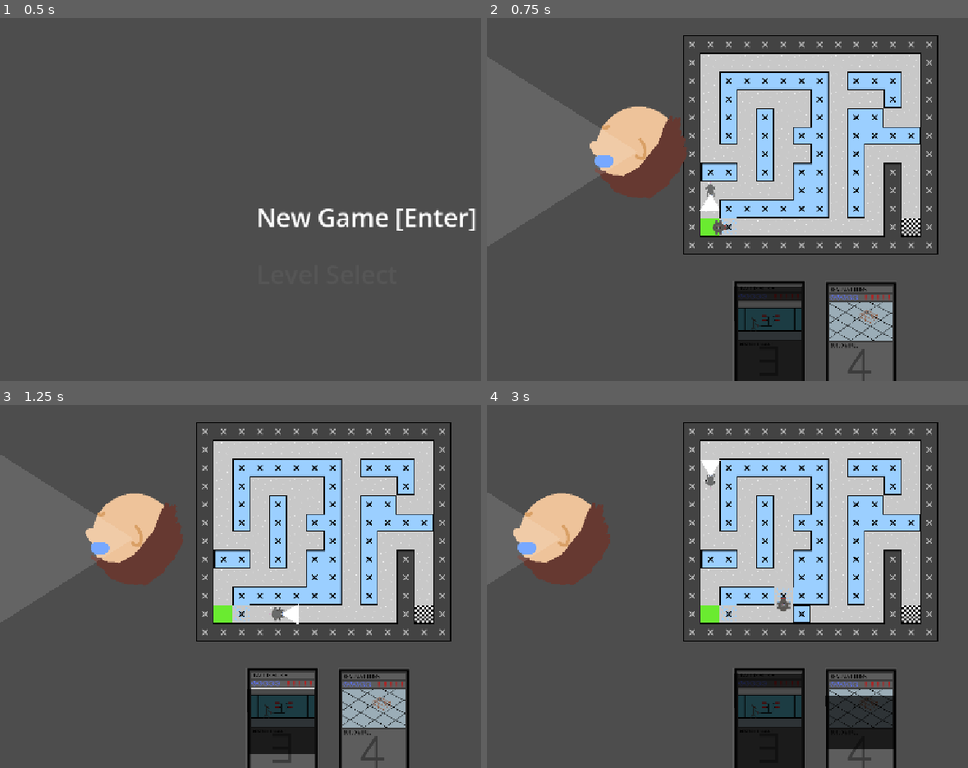
Above: before the commit, frames 1-4 (two rows, left to right).
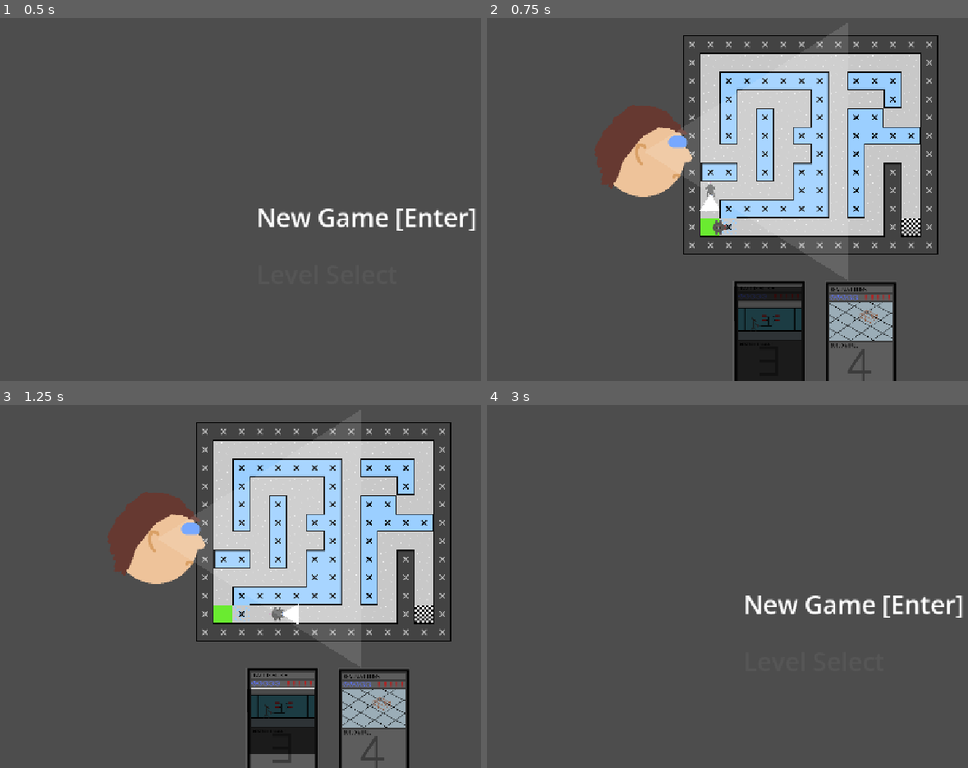
Above: after the commit, the same moments.

Repository: johannagroven/dontratmeout
Game: Godot game, scene res://MainMenu.tscn
The game is run twice, just before and just after one commit, with the same random seed, the same clock (stepped at 60 frames per second) and the same inputs.
Inputs:
- Up to frame 1 (0.5 s): no input
- Up to frame 2 (0.75 s): tap Enter at 0.5 s; hold Right (ui_right) from 0.53 s (still down); tap 3 at 0.6 s
- Up to frame 3 (1.25 s): keep holding Right (ui_right)
- Up to frame 4 (3 s): release Right (ui_right) at 1.28 s; hold Down (ui_down) 1.28-2.03 s; tap 4 at 1.35 s; hold Right (ui_right) 2.03-2.78 s; tap Enter at 2.1 s; hold Up (ui_up) from 2.78 s (still down); tap 3 at 2.85 s

Frame 1 is identical in both runs. In frame 2, 4.6% of the frame differs, in the area x 21-76%, y 4-66%; in frame 3, 5.7%; in frame 4, 34%, in the area x 5-99%, y 4-100%.

Commit message:
Scientist turns back and forth on the spot now

Diff:
--- a/project.godot
+++ b/project.godot
@@ -22,7 +22,7 @@
 [autoload]
 
 Music="*uid://ckk5rs1l4m8eh"
-Globals="*uid://c03adbrs2h22i"
+Globals="*uid://ntcn7dlvo2wc"
 
 [display]
 
--- a/scientist.gd
+++ b/scientist.gd
@@ -18,6 +18,8 @@
 var direction = DIRECTION.TO_START
 var polygonOrig
 var polygon
+var turntime=50.0
+var timer=0
 
 func _ready() -> void:
 	startPos = global_position
@@ -49,33 +51,47 @@
 			return 0 + 90
 
 func update():
-	var target
-	var delta
-	if direction == DIRECTION.TO_START:
-		target = startPos
-	else:
-		target = endPos
-	delta = target - global_position
-	delta = delta.normalized()
-	global_position += delta
-	#print(polygon)
-
-	var newpoly = PackedVector2Array([Vector2(0,0),Vector2(0,0),Vector2(0,0)])
-	for i in polygonOrig.size():
-		newpoly.set(i,polygonOrig.duplicate()[i].rotated(rotation)+global_position)
-	polygon = newpoly
-	#print(rotation)
-	facing = facingFromVector(delta)
-	rotation_degrees = facingToRotDeg(facing)
-	var x_delt_start = global_position.x - startPos.x
-	var x_delt_end = global_position.x - endPos.x
-	var y_delt_start = global_position.y - startPos.y
-	var y_delt_end = global_position.y - endPos.y
-	if ((x_delt_start <= 0 && x_delt_end <= 0) ||
-		(x_delt_start >= 0 && x_delt_end >= 0) ||
-		(y_delt_start <= 0 && y_delt_end <= 0) ||
-		(y_delt_start >= 0 && y_delt_end >= 0)):
-		if direction == DIRECTION.TO_START:
-			direction = DIRECTION.TO_END
+	timer -=1
+	print(timer)
+	if timer < 0:
+		timer = turntime
+		if facing==FACINGS.RIGHT:
+			facing = FACINGS.LEFT
+			rotation_degrees = facingToRotDeg(facing)
 		else:
-			direction = DIRECTION.TO_START
+			facing = FACINGS.RIGHT
+			rotation_degrees = facingToRotDeg(facing)
+		var newpoly = PackedVector2Array([Vector2(0,0),Vector2(0,0),Vector2(0,0)])
+		for i in polygonOrig.size():
+			newpoly.set(i,polygonOrig.duplicate()[i].rotated(rotation)+global_position)
+			polygon = newpoly
+	#var target
+	#var delta
+	#if direction == DIRECTION.TO_START:
+		#target = startPos
+	#else:
+		#target = endPos
+	#delta = target - global_position
+	#delta = delta.normalized()
+	#global_position += delta
+	##print(polygon)
+	#
+	#var newpoly = PackedVector2Array([Vector2(0,0),Vector2(0,0),Vector2(0,0)])
+	#for i in polygonOrig.size():
+		#newpoly.set(i,polygonOrig.duplicate()[i].rotated(rotation)+global_position)
+	#polygon = newpoly
+	##print(rotation)
+	#facing = facingFromVector(delta)
+	#rotation_degrees = facingToRotDeg(facing)
+	#var x_delt_start = global_position.x - startPos.x
+	#var x_delt_end = global_position.x - endPos.x
+	#var y_delt_start = global_position.y - startPos.y
+	#var y_delt_end = global_position.y - endPos.y
+	#if ((x_delt_start <= 0 && x_delt_end <= 0) ||
+		#(x_delt_start >= 0 && x_delt_end >= 0) ||
+		#(y_delt_start <= 0 && y_delt_end <= 0) ||
+		#(y_delt_start >= 0 && y_delt_end >= 0)):
+		#if direction == DIRECTION.TO_START:
+			#direction = DIRECTION.TO_END
+		#else:
+			#direction = DIRECTION.TO_START
